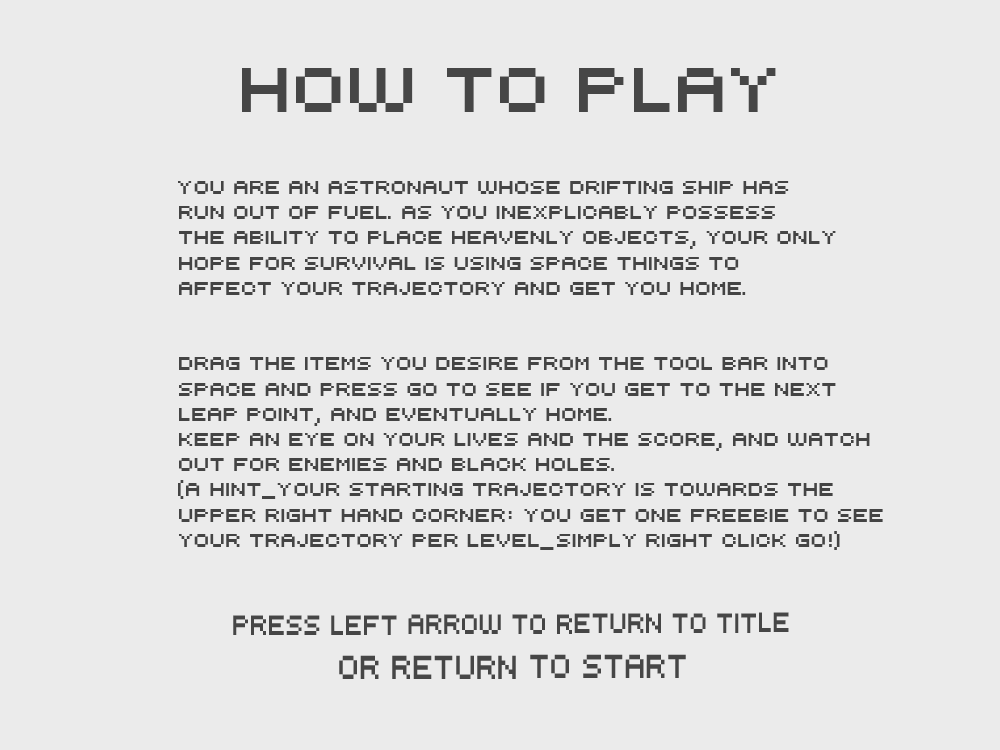
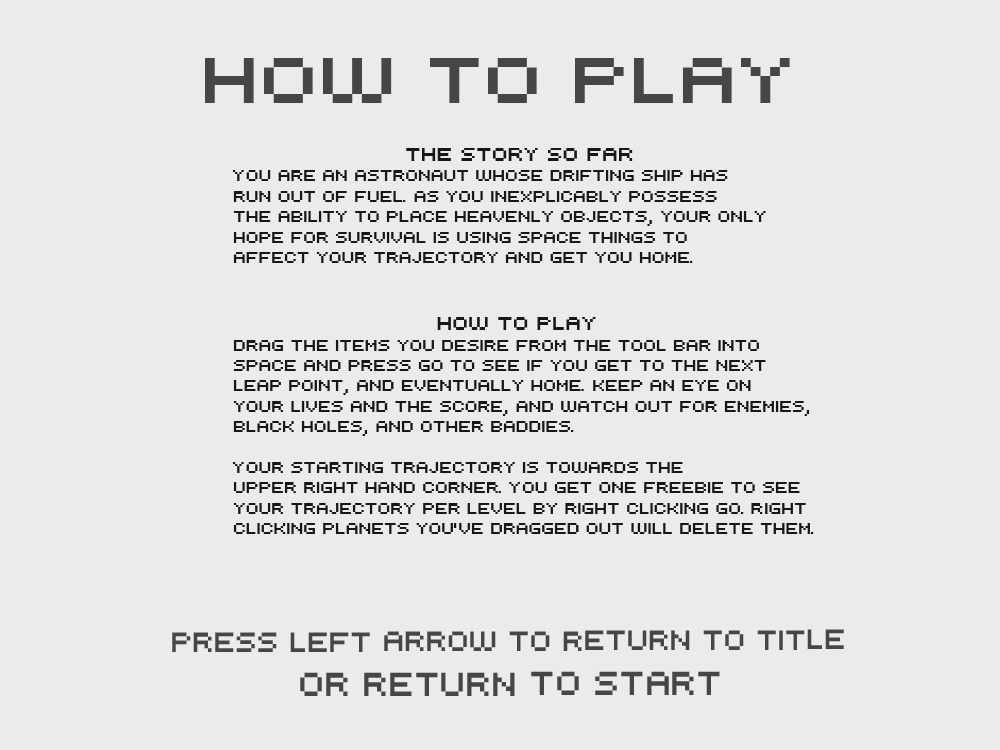
Layers edited between the first and the second w=1000, h=750 image:
renamed "You are an astronaut whose drifting ship has run out of fuel. a" to "THE STORY SO FAR You are an astronaut who", opacity 100% → 90%, moved it above "Press left arrow to return to title or return to star", painted on it over [178, 148, 883, 550]
painted on "Press left arrow to return to title or return to star" over [172, 612, 844, 696]
painted on "How to Play" over [205, 58, 790, 112]
